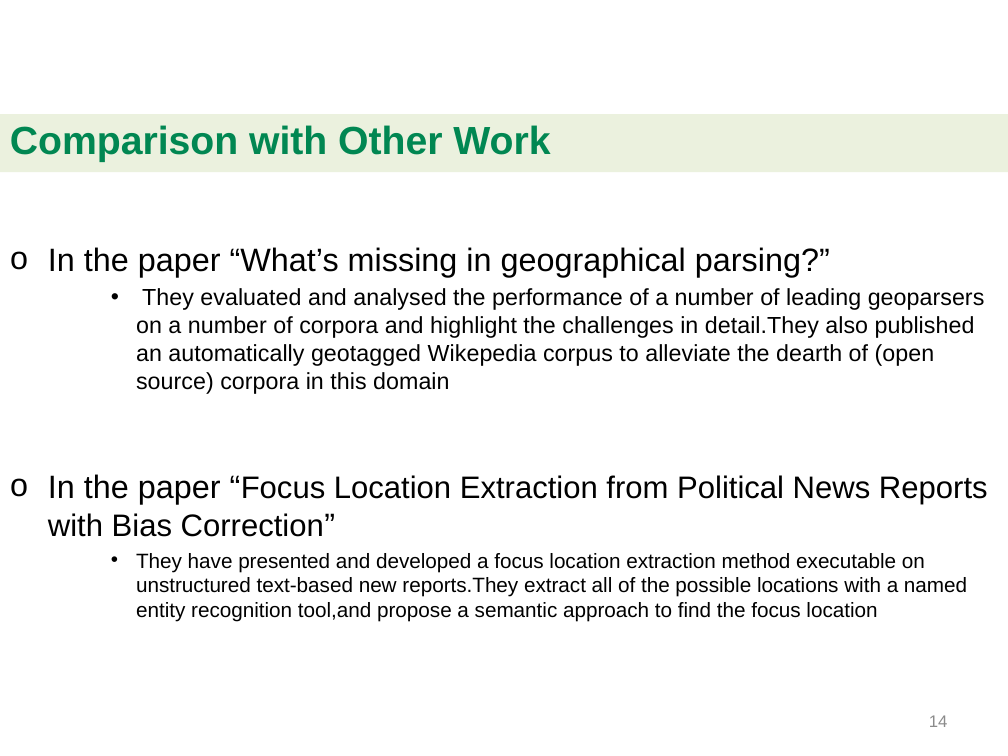
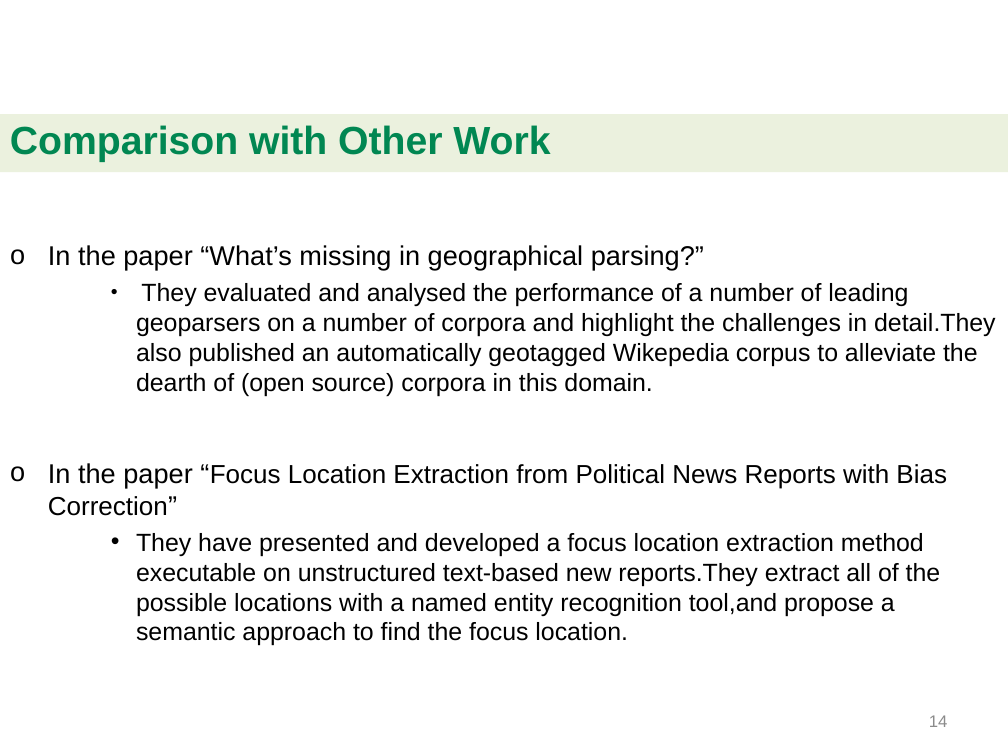
Before and after one commit to beedabug/BigDataProject, a slide deck: slide 14 of bigdata_project_demo.pptx. Drawn at 1008x756 pixels with LibreOffice and Linux fonts; fonts in the diff are those of the drawing; background and template pictures are left out. Boxes give left, top, right and bottom in pixels: in the first picture for what was removed or moved away, otherwise in the second. Text is boxed around its words. In the diff, an @@ line names an element or a change of style, - is before the commit and + after.

```diff
--- a/bigdata_project_demo.pptx
+++ b/bigdata_project_demo.pptx
@@ text at [48, 245, 947, 516]: size 23.1 to 19.4 pt in "In the paper “What’s missing in geographical ...", "In the paper “Focus Correction”"; size 22.2 to 18.6 pt in "“Focus Location Extraction from Political News Reports ..." @@
@@ text at [136, 283, 996, 397]: text changed; size 16.6 to 17.8 pt @@
-    • They evaluated and analysed the performance of a number of leading geoparsers on a number of corpora and highlight the challenges in detail.They also published an automatically geotagged Wikepedia corpus to alleviate the dearth of (open source) corpora in this domain
+    • They evaluated and analysed the performance of a number of leading geoparsers on a number of corpora and highlight the challenges in detail.They also published an automatically geotagged Wikepedia corpus to alleviate the dearth of (open source) corpora in this domain.
@@ text at [136, 533, 941, 646]: text changed; size 14.8 to 17.8 pt @@
-    • They have presented and developed a focus location extraction method executable on unstructured text-based new reports.They extract all of the possible locations with a named entity recognition tool,and propose a semantic approach to find the focus location
+    • They have presented and developed a focus location extraction method executable on unstructured text-based new reports.They extract all of the possible locations with a named entity recognition tool,and propose a semantic approach to find the focus location.
```
Also in this commit, not shown: 7 other slides changed, 1 slide added, 1 slide removed, 1 other file.
